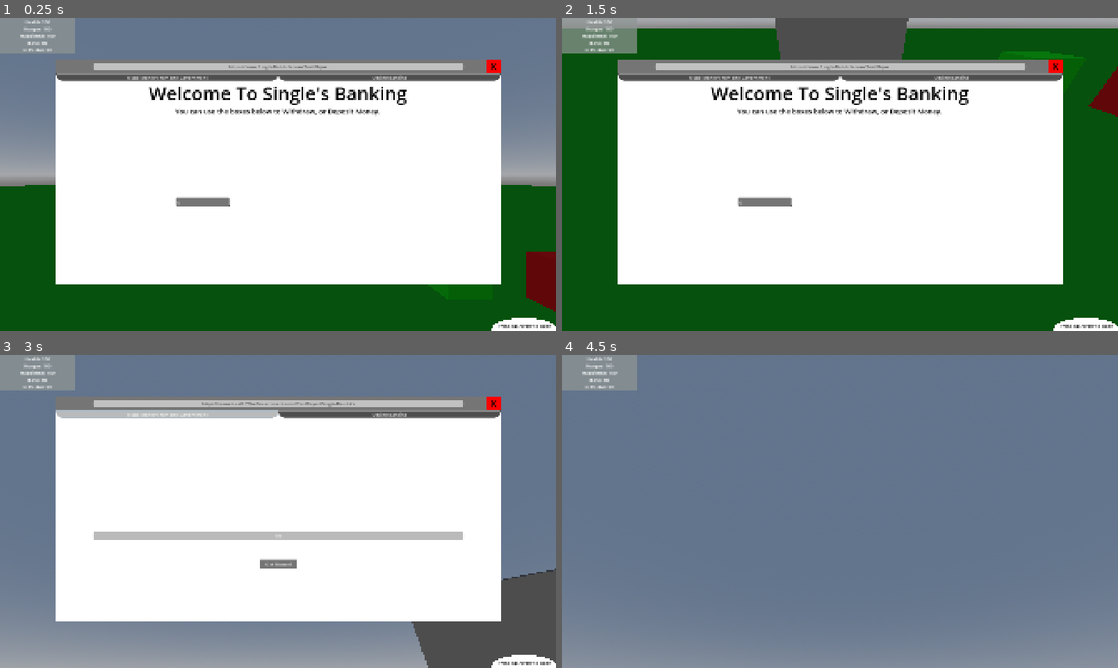
Above: before the commit, frames 1-4 (two rows, left to right).
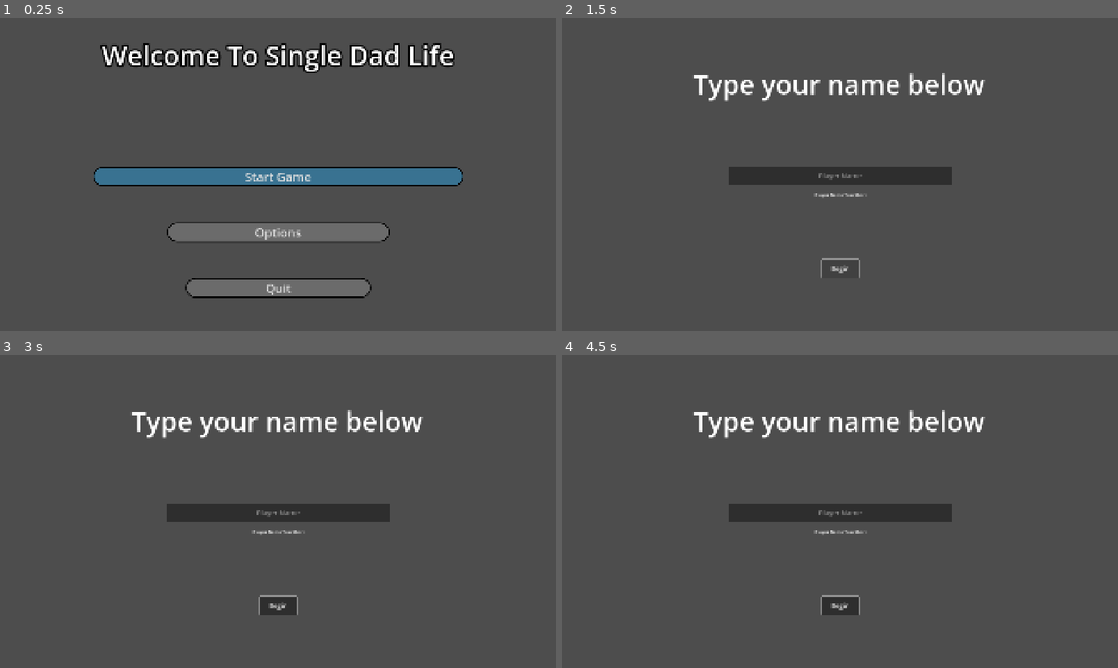
Above: after the commit, the same moments.

Repository: AlabamaSnail/Single-Dad-Life
Game: Godot game, scene res://StartingScreen/StartingScreen.tscn
The game is run twice, just before and just after one commit, with the same random seed, the same clock (stepped at 60 frames per second) and the same inputs. Before the commit the project starts from res://node_3d.tscn.
Inputs (mouse positions are in pixels of both pictures, inside the frame that each line leads up to):
- Up to frame 1 (0.25 s): no input
- Up to frame 2 (1.5 s): click (840, 177) at 0.5 s, where only the run after the commit has a clickable "Start Game"; click (840, 268) at 1.25 s, where only the run after the commit has a clickable "Begin"
- Up to frame 3 (3 s): click (278, 605) at 2 s, where only the run after the commit has a clickable "Begin"; click (166, 414) at 2.75 s, where only the run before the commit has a clickable "Make Money From The Government"
- Up to frame 4 (4.5 s): click (840, 564) at 3.5 s, where only the run before the commit has a clickable "Get Money!"; click (1056, 401) at 4.25 s, where only the run before the commit has a clickable "X"

The runs differ from the first frame. In frame 1, 99% of the frame differs, in the area x 0-100%, y 0-100%; in frame 2, 95%; in frame 3, 94%; in frame 4, 100%.

Commit message:
Plane
Not sure what I did, I was on a plane

Diff:
--- a/phonetest/player_values.gd
+++ b/phonetest/Globals/player_values.gd
@@ -1,9 +1,11 @@
 extends Node
 
 
-var PlayerName = "TestPlayer"
+var PlayerName = "NoPlayer"
 var MoneyInBank = 0
 var PlayerCash = 0
+
+
 
 # Called when the node enters the scene tree for the first time.
 func _ready() -> void:
--- /dev/null
+++ b/phonetest/MainScene/DepositLineEdit.gd
@@ -0,0 +1,7 @@
+extends LineEdit
+
+
+func _process(delta: float) -> void:
+	for i in self.text:
+		if not i.is_valid_int():
+			self.text.erase(self.text.find(i))
--- a/phonetest/phon.gd
+++ b/phonetest/MainScene/Scripts/phon.gd
@@ -5,7 +5,10 @@
 
 func _input(event: InputEvent) -> void:
 	if Input.is_action_just_pressed("open_phone"):
-		Input.mouse_mode = Input.MOUSE_MODE_VISIBLE
+		if Input.mouse_mode == Input.MOUSE_MODE_VISIBLE:
+			Input.mouse_mode = Input.MOUSE_MODE_CAPTURED
+		else:
+			Input.mouse_mode = Input.MOUSE_MODE_VISIBLE
 		_change_visible()
 func _on_button_pressed() -> void:
 	_change_visible()
--- a/phonetest/node_3d.tscn
+++ b/phonetest/MainScene/node_3d.tscn
@@ -1,16 +1,17 @@
-[gd_scene load_steps=51 format=3 uid="uid://bjjrxjphghfl"]
-
-[ext_resource type="Script" uid="uid://cu6ar2nvumiy0" path="res://phon.gd" id="1_a202f"]
-[ext_resource type="Theme" uid="uid://c8np1vq7xmrsv" path="res://closeButton.tres" id="2_noarx"]
-[ext_resource type="Script" uid="uid://dib31tau786d5" path="res://input_handler.gd" id="3_a0tk4"]
-[ext_resource type="Script" uid="uid://bbxtkpib3bcg1" path="res://exit_menu_ui.gd" id="4_r3fl7"]
-[ext_resource type="Script" uid="uid://pre7g4pv1vpg" path="res://make_money.gd" id="4_wc5p8"]
-[ext_resource type="Script" uid="uid://d0sco7k6ljmxq" path="res://website_url.gd" id="5_6iypd"]
-[ext_resource type="Script" uid="uid://xtgrbnrl4e3v" path="res://options.gd" id="5_i5arm"]
-[ext_resource type="Script" uid="uid://dn05k4vsus5cy" path="res://character_movement.gd" id="5_jka67"]
-[ext_resource type="Script" uid="uid://cjuhhmjss3upe" path="res://tab_bar.gd" id="5_tereu"]
-[ext_resource type="Script" uid="uid://03p1gypngi4m" path="res://money_in_bankUpdateUi.gd" id="8_jsk3o"]
-[ext_resource type="Script" uid="uid://dninyedefr84k" path="res://cash_money.gd" id="9_4arys"]
+[gd_scene load_steps=52 format=3 uid="uid://bjjrxjphghfl"]
+
+[ext_resource type="Script" uid="uid://dib31tau786d5" path="res://MainScene/Scripts/input_handler.gd" id="1_i4aej"]
+[ext_resource type="Script" uid="uid://cu6ar2nvumiy0" path="res://MainScene/Scripts/phon.gd" id="2_gkokw"]
+[ext_resource type="Theme" uid="uid://c8np1vq7xmrsv" path="res://MainScene/Themes/closeButton.tres" id="3_0482s"]
+[ext_resource type="Script" uid="uid://d0sco7k6ljmxq" path="res://MainScene/Scripts/website_url.gd" id="4_r1dm6"]
+[ext_resource type="Script" uid="uid://cjuhhmjss3upe" path="res://MainScene/Scripts/tab_bar.gd" id="5_kwfer"]
+[ext_resource type="Script" uid="uid://pre7g4pv1vpg" path="res://MainScene/Scripts/make_money.gd" id="6_8vi5w"]
+[ext_resource type="Script" uid="uid://bbxtkpib3bcg1" path="res://MainScene/Scripts/exit_menu_ui.gd" id="7_7hsqo"]
+[ext_resource type="Script" uid="uid://rdy44blulied" path="res://MainScene/DepositLineEdit.gd" id="7_gkokw"]
+[ext_resource type="Script" uid="uid://xtgrbnrl4e3v" path="res://MainScene/Scripts/options.gd" id="8_kubta"]
+[ext_resource type="Script" uid="uid://dn05k4vsus5cy" path="res://MainScene/Scripts/character_movement.gd" id="9_1mfdw"]
+[ext_resource type="Script" uid="uid://03p1gypngi4m" path="res://MainScene/Scripts/money_in_bankUpdateUi.gd" id="10_dv17o"]
+[ext_resource type="Script" uid="uid://dninyedefr84k" path="res://MainScene/Scripts/cash_money.gd" id="11_vtsl2"]
 
 [sub_resource type="CapsuleMesh" id="CapsuleMesh_4xowi"]
 
@@ -152,11 +153,11 @@
 [node name="MainScene" type="Node3D"]
 
 [node name="InputHandler" type="Node" parent="."]
-script = ExtResource("3_a0tk4")
+script = ExtResource("1_i4aej")
 
 [node name="PhoneUI" type="Node2D" parent="."]
 position = Vector2(769, 431)
-script = ExtResource("1_a202f")
+script = ExtResource("2_gkokw")
 
 [node name="SmallPhone" type="Node2D" parent="PhoneUI"]
 
@@ -206,7 +207,7 @@
 offset_right = 1444.0
 offset_bottom = 70.0
 size_flags_horizontal = 4
-theme = ExtResource("2_noarx")
+theme = ExtResource("3_0482s")
 theme_override_font_sizes/font_size = 35
 text = "X"
 
@@ -219,10 +220,10 @@
 text = "https://www.LiveOffTheGovernment.com/{player_name}/Single-Dad-Life"
 horizontal_alignment = 1
 vertical_alignment = 1
-script = ExtResource("5_6iypd")
+script = ExtResource("4_r1dm6")
 
 [node name="Pages" type="Node2D" parent="PhoneUI/BigPhone"]
-script = ExtResource("5_tereu")
+script = ExtResource("5_kwfer")
 
 [node name="TabBar" type="Node2D" parent="PhoneUI/BigPhone/Pages"]
 
@@ -249,7 +250,7 @@
 
 [node name="MakingMoneyPage" type="Node2D" parent="PhoneUI/BigPhone/Pages"]
 visible = false
-script = ExtResource("4_wc5p8")
+script = ExtResource("6_8vi5w")
 
 [node name="Button" type="Button" parent="PhoneUI/BigPhone/Pages/MakingMoneyPage"]
 offset_left = 612.0
@@ -301,8 +302,8 @@
 offset_top = 496.0
 offset_right = 507.0
 offset_bottom = 527.0
-text = "$"
 select_all_on_focus = true
+script = ExtResource("7_gkokw")
 
 [node name="HomePage" type="Node2D" parent="PhoneUI/BigPhone/Pages"]
 visible = false
@@ -323,7 +324,7 @@
 
 [node name="ExitMenuUI" type="Node2D" parent="."]
 visible = false
-script = ExtResource("4_r3fl7")
+script = ExtResource("7_7hsqo")
 
 [node name="TopBar" type="Node2D" parent="ExitMenuUI"]
 
@@ -345,7 +346,7 @@
 offset_left = 1870.0
 offset_right = 1920.0
 offset_bottom = 50.0
-theme = ExtResource("2_noarx")
+theme = ExtResource("3_0482s")
 theme_override_font_sizes/font_size = 30
 text = "X"
 
@@ -358,7 +359,7 @@
 texture = SubResource("GradientTexture2D_jsk3o")
 
 [node name="Options" type="Node2D" parent="ExitMenuUI/Main"]
-script = ExtResource("5_i5arm")
+script = ExtResource("8_kubta")
 
 [node name="GridContainer" type="GridContainer" parent="ExitMenuUI/Main/Options"]
 offset_top = 127.0
@@ -444,7 +445,7 @@
 
 [node name="CharacterBody3D" type="CharacterBody3D" parent="Player"]
 transform = Transform3D(1, 0, 0, 0, 1, 0, 0, 0, 1, 0, 2.47683, 0)
-script = ExtResource("5_jka67")
+script = ExtResource("9_1mfdw")
 
 [node name="MeshInstance3D" type="MeshInstance3D" parent="Player/CharacterBody3D"]
 mesh = SubResource("CapsuleMesh_jsk3o")
@@ -495,7 +496,7 @@
 text = "Bank: $0"
 horizontal_alignment = 1
 vertical_alignment = 1
-script = ExtResource("8_jsk3o")
+script = ExtResource("10_dv17o")
 
 [node name="CashMoney" type="Label" parent="ScreenUI/TopLeftMenu"]
 offset_top = 96.0
@@ -504,7 +505,7 @@
 text = "In Pocket: $0"
 horizontal_alignment = 1
 vertical_alignment = 1
-script = ExtResource("9_4arys")
+script = ExtResource("11_vtsl2")
 
 [connection signal="pressed" from="PhoneUI/SmallPhone/Button" to="PhoneUI" method="_on_button_pressed"]
 [connection signal="pressed" from="PhoneUI/BigPhone/TopBar/CloseButton" to="PhoneUI" method="_on_close_button_pressed"]
--- /dev/null
+++ b/phonetest/StartingScreen/StartingScreen.tscn
@@ -0,0 +1,150 @@
+[gd_scene load_steps=8 format=3 uid="uid://ckbs3e7ft8ivq"]
+
+[ext_resource type="Script" uid="uid://f1ff5t8o13tb" path="res://StartingScreen/starting_screen.gd" id="1_goi1p"]
+[ext_resource type="Script" uid="uid://j5o7wl8tagqr" path="res://StartingScreen/character_menu.gd" id="1_ttlun"]
+[ext_resource type="Theme" uid="uid://b2k8wms7hntca" path="res://StartingScreen/StartingScreenButtons.tres" id="2_sg65l"]
+
+[sub_resource type="StyleBoxFlat" id="StyleBoxFlat_goi1p"]
+bg_color = Color(0.419813, 0.419813, 0.419813, 1)
+border_width_left = 4
+border_width_top = 4
+border_width_right = 4
+border_width_bottom = 4
+border_color = Color(1, 1, 1, 1)
+corner_radius_top_left = 32
+corner_radius_top_right = 32
+corner_radius_bottom_right = 32
+corner_radius_bottom_left = 32
+
+[sub_resource type="StyleBoxFlat" id="StyleBoxFlat_sg65l"]
+bg_color = Color(0.320408, 0.442058, 0.486737, 1)
+border_width_left = 4
+border_width_top = 4
+border_width_right = 4
+border_width_bottom = 4
+border_color = Color(0, 0, 0, 1)
+corner_radius_top_left = 32
+corner_radius_top_right = 32
+corner_radius_bottom_right = 32
+corner_radius_bottom_left = 32
+
+[sub_resource type="StyleBoxFlat" id="StyleBoxFlat_hcria"]
+bg_color = Color(0.223855, 0.448826, 0.568632, 1)
+border_width_left = 4
+border_width_top = 4
+border_width_right = 4
+border_width_bottom = 4
+border_color = Color(0, 0, 0, 1)
+corner_radius_top_left = 32
+corner_radius_top_right = 32
+corner_radius_bottom_right = 32
+corner_radius_bottom_left = 32
+
+[sub_resource type="Theme" id="Theme_iv5xv"]
+Button/font_sizes/font_size = 42
+Button/styles/focus = SubResource("StyleBoxFlat_goi1p")
+Button/styles/hover = SubResource("StyleBoxFlat_sg65l")
+Button/styles/normal = SubResource("StyleBoxFlat_hcria")
+Button/styles/pressed = SubResource("StyleBoxFlat_goi1p")
+
+[node name="StartingScreen" type="Node2D"]
+script = ExtResource("1_goi1p")
+
+[node name="StartingMenu" type="Node2D" parent="."]
+
+[node name="Button" type="Button" parent="StartingMenu"]
+offset_left = 320.0
+offset_top = 512.0
+offset_right = 1600.0
+offset_bottom = 578.0
+theme = SubResource("Theme_iv5xv")
+theme_override_font_sizes/font_size = 42
+text = "Start Game"
+
+[node name="OptionsButton" type="Button" parent="StartingMenu"]
+offset_left = 576.0
+offset_top = 704.0
+offset_right = 1344.0
+offset_bottom = 770.0
+theme = ExtResource("2_sg65l")
+theme_override_font_sizes/font_size = 42
+text = "Options"
+
+[node name="QuitGameButton" type="Button" parent="StartingMenu"]
+offset_left = 640.0
+offset_top = 896.0
+offset_right = 1280.0
+offset_bottom = 962.0
+theme = ExtResource("2_sg65l")
+theme_override_font_sizes/font_size = 42
+text = "Quit
+"
+
+[node name="Label" type="Label" parent="StartingMenu"]
+offset_right = 1920.0
+offset_bottom = 256.0
+theme_override_colors/font_color = Color(1, 1, 1, 1)
+theme_override_colors/font_shadow_color = Color(0, 0, 0, 1)
+theme_override_constants/outline_size = 24
+theme_override_font_sizes/font_size = 92
+text = "Welcome To Single Dad Life"
+horizontal_alignment = 1
+vertical_alignment = 1
+
+[node name="CharacterMenu" type="Node2D" parent="."]
+visible = false
+script = ExtResource("1_ttlun")
+
+[node name="LineEdit" type="LineEdit" parent="CharacterMenu"]
+offset_left = 576.0
+offset_top = 512.0
+offset_right = 1344.0
+offset_bottom = 576.0
+theme_override_font_sizes/font_size = 24
+placeholder_text = "Player Name"
+alignment = 1
+max_length = 32
+
+[node name="Label" type="Label" parent="CharacterMenu"]
+offset_top = 136.0
+offset_right = 1912.0
+offset_bottom = 320.0
+theme_override_font_sizes/font_size = 92
+text = "Type your name below"
+horizontal_alignment = 1
+vertical_alignment = 1
+
+[node name="BeginGame" type="Button" parent="CharacterMenu"]
+offset_left = 896.0
+offset_top = 832.0
+offset_right = 1024.0
+offset_bottom = 895.0
+theme_override_font_sizes/font_size = 24
+text = "Begin"
+
+[node name="warning" type="Label" parent="CharacterMenu"]
+visible = false
+offset_left = 832.0
+offset_top = 576.0
+offset_right = 1088.0
+offset_bottom = 640.0
+text = "Player Name too Short"
+horizontal_alignment = 1
+vertical_alignment = 1
+
+[node name="OptionsMenu" type="Node2D" parent="."]
+visible = false
+
+[node name="Label" type="Label" parent="OptionsMenu"]
+offset_right = 1920.0
+offset_bottom = 1088.0
+theme_override_font_sizes/font_size = 92
+text = "Options Coming Soon"
+horizontal_alignment = 1
+vertical_alignment = 1
+autowrap_mode = 3
+
+[connection signal="pressed" from="StartingMenu/Button" to="." method="_on_start_button_pressed"]
+[connection signal="pressed" from="StartingMenu/OptionsButton" to="." method="_on_options_button_pressed"]
+[connection signal="pressed" from="StartingMenu/QuitGameButton" to="." method="_on_quit_game_button_pressed"]
+[connection signal="pressed" from="CharacterMenu/BeginGame" to="CharacterMenu" method="_on_begin_game_pressed"]
--- /dev/null
+++ b/phonetest/StartingScreen/StartingScreenButtons.tres
@@ -0,0 +1,44 @@
+[gd_resource type="Theme" load_steps=4 format=3 uid="uid://b2k8wms7hntca"]
+
+[sub_resource type="StyleBoxFlat" id="StyleBoxFlat_goi1p"]
+bg_color = Color(0.419813, 0.419813, 0.419813, 1)
+border_width_left = 4
+border_width_top = 4
+border_width_right = 4
+border_width_bottom = 4
+border_color = Color(1, 1, 1, 1)
+corner_radius_top_left = 32
+corner_radius_top_right = 32
+corner_radius_bottom_right = 32
+corner_radius_bottom_left = 32
+
+[sub_resource type="StyleBoxFlat" id="StyleBoxFlat_sg65l"]
+bg_color = Color(0.320408, 0.442058, 0.486737, 1)
+border_width_left = 4
+border_width_top = 4
+border_width_right = 4
+border_width_bottom = 4
+border_color = Color(0, 0, 0, 1)
+corner_radius_top_left = 32
+corner_radius_top_right = 32
+corner_radius_bottom_right = 32
+corner_radius_bottom_left = 32
+
+[sub_resource type="StyleBoxFlat" id="StyleBoxFlat_hcria"]
+bg_color = Color(0.419813, 0.419813, 0.419813, 1)
+border_width_left = 4
+border_width_top = 4
+border_width_right = 4
+border_width_bottom = 4
+border_color = Color(0, 0, 0, 1)
+corner_radius_top_left = 32
+corner_radius_top_right = 32
+corner_radius_bottom_right = 32
+corner_radius_bottom_left = 32
+
+[resource]
+Button/font_sizes/font_size = 42
+Button/styles/focus = SubResource("StyleBoxFlat_goi1p")
+Button/styles/hover = SubResource("StyleBoxFlat_sg65l")
+Button/styles/normal = SubResource("StyleBoxFlat_hcria")
+Button/styles/pressed = SubResource("StyleBoxFlat_goi1p")
--- /dev/null
+++ b/phonetest/StartingScreen/character_menu.gd
@@ -0,0 +1,13 @@
+extends Node2D
+
+@onready var PlayerName = $LineEdit
+@onready var TextWarning = $warning
+
+
+func _on_begin_game_pressed() -> void:
+	if len(PlayerName.text) > 3:
+		PlayerValues.PlayerName = PlayerName.text
+		get_tree().change_scene_to_file("res://MainScene/node_3d.tscn")
+	else:
+		TextWarning.text = "Player Name Too Short"
+		TextWarning.visible = true
--- /dev/null
+++ b/phonetest/StartingScreen/starting_screen.gd
@@ -0,0 +1,28 @@
+extends Node2D
+
+@onready var StartingMenu = $StartingMenu
+@onready var CharacterMenu = $CharacterMenu
+@onready var OptionsMenu = $OptionsMenu
+
+
+func _input(event: InputEvent) -> void:
+	if Input.is_action_just_pressed("exit"):
+		StartingMenu.visible = true
+		if OptionsMenu.visible == true:
+			OptionsMenu.visible = false
+		if CharacterMenu.visible == true:
+			CharacterMenu.visible = false
+
+
+func _on_start_button_pressed() -> void:
+	StartingMenu.visible =  false
+	CharacterMenu.visible = true
+
+
+func _on_quit_game_button_pressed() -> void:
+	get_tree().quit()
+
+
+func _on_options_button_pressed() -> void:
+	StartingMenu.visible =  false
+	OptionsMenu.visible = true
--- a/phonetest/project.godot
+++ b/phonetest/project.godot
@@ -11,14 +11,14 @@
 [application]
 
 config/name="PhoneTest"
-run/main_scene="res://node_3d.tscn"
+run/main_scene="uid://ckbs3e7ft8ivq"
 config/features=PackedStringArray("4.4", "Forward Plus")
 config/icon="res://icon.svg"
 
 [autoload]
 
-MoneyFromGov="*res://money_from_gov.gd"
-PlayerValues="*res://player_values.gd"
+MoneyFromGov="*res://Globals/money_from_gov.gd"
+PlayerValues="*res://Globals/player_values.gd"
 
 [display]
 
Renamed: phonetest/money_from_gov.gd -> phonetest/Globals/money_from_gov.gd
Renamed: phonetest/money_from_gov.gd.uid -> phonetest/Globals/money_from_gov.gd.uid
Renamed: phonetest/player_values.gd.uid -> phonetest/Globals/player_values.gd.uid
Renamed: phonetest/Character.fbx -> phonetest/MainScene/Assets/Character.fbx
Not shown, changed: phonetest/MainScene/Assets/Character.fbx.import
Not shown, added: phonetest/MainScene/DepositLineEdit.gd.uid
Renamed: phonetest/SelfTabScript.gd -> phonetest/MainScene/Scripts/SelfTabScript.gd
Renamed: phonetest/SelfTabScript.gd.uid -> phonetest/MainScene/Scripts/SelfTabScript.gd.uid
Renamed: phonetest/cash_money.gd -> phonetest/MainScene/Scripts/cash_money.gd
Renamed: phonetest/cash_money.gd.uid -> phonetest/MainScene/Scripts/cash_money.gd.uid
Renamed: phonetest/character_movement.gd -> phonetest/MainScene/Scripts/character_movement.gd
Renamed: phonetest/character_movement.gd.uid -> phonetest/MainScene/Scripts/character_movement.gd.uid
(and 18 more such lines)
